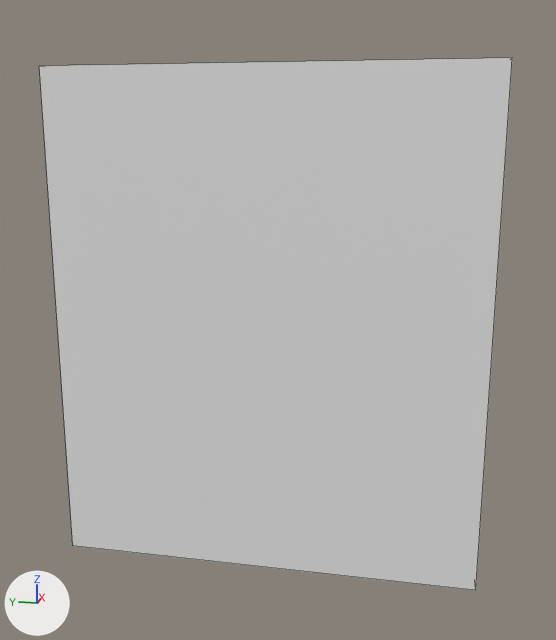
The FBX model SakuraProject/Assets/models/m_ventana peq.fbx, before and after one commit.
Camera for both pictures: a 50 mm camera at (-1.362, -0.296, 0.364) aimed at (0.023, -0.019, 0.018). Every picture has the same lights, and +X, +Y and +Z are marked at lower left. Mesh edges are drawn as thin lines.

The first picture shows 'relleno5_ventanas2.001'.
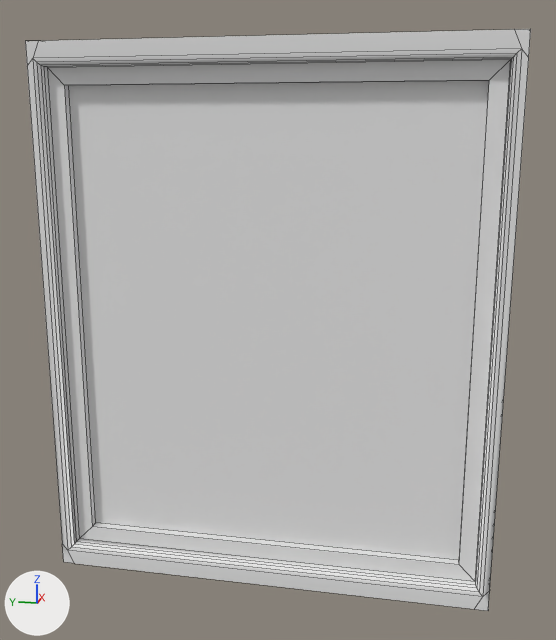
The edits, one by one:
me_cube_061 is used by ob_relleno5_ventanas2_001; location (0.0, 0.0, 0.0).
me_cube_061 had 8 vertices, 6 faces and spanned x -0.023..0.023, y -0.408..0.408, z -0.476..0.476.
me_cube_061 now has 68 vertices, 72 faces and spans x -0.02..0.053, y -0.433..0.433, z -0.519..0.519.
me_cube_061 part 1: the whole mesh is rebuilt.

What differs and where, as boxes (x1, y1, x2, y2) in the pictures (556 x 640 px):
'relleno5_ventanas2.001', reshaped (7% wider, 9% taller)
    before: (39, 58, 512, 590)
    after: (25, 29, 531, 611)
